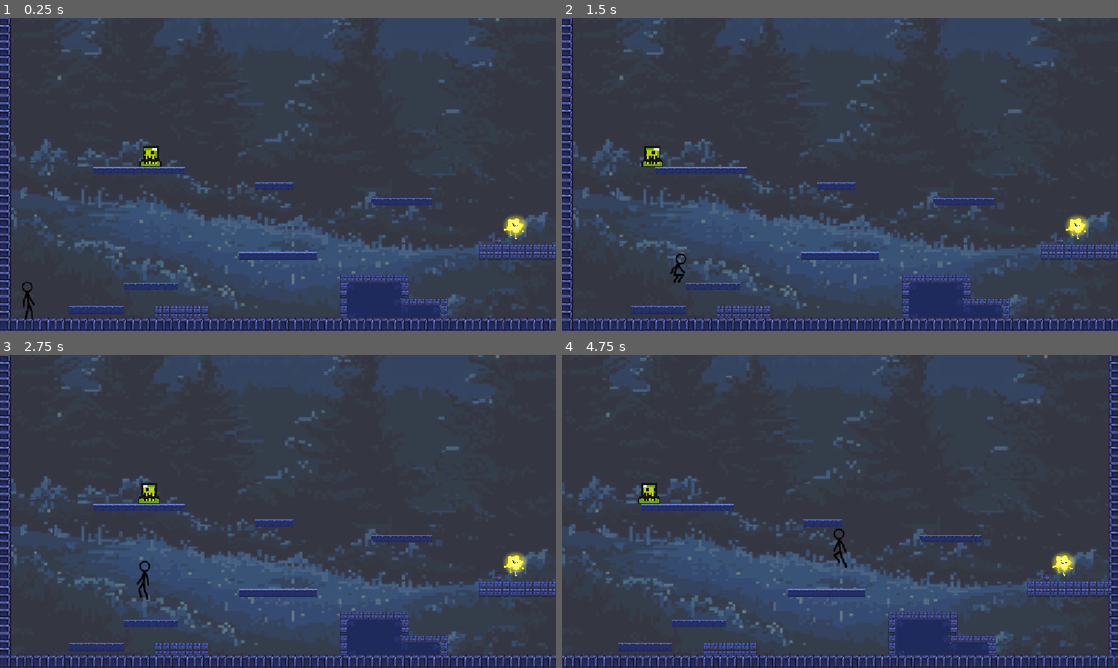
Above: before the commit, frames 1-4 (two rows, left to right).
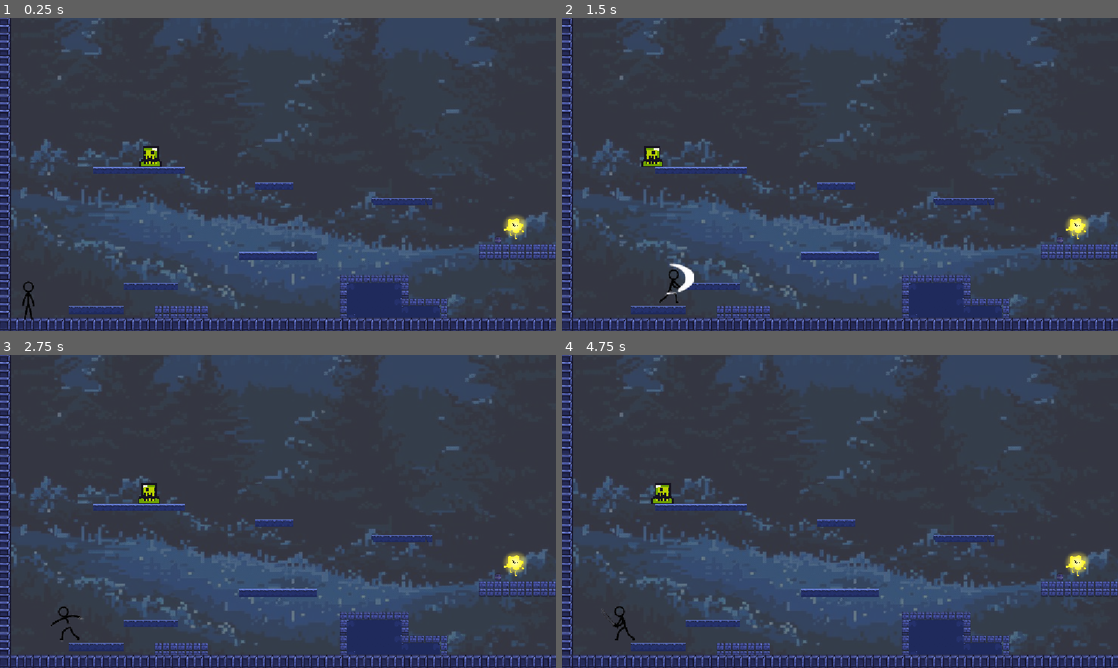
Above: after the commit, the same moments.

Repository: insertnewusername/moon-stealer
Game: Godot game, scene res://level1.tscn
Two runs of this game, one before a commit and one after it. Both use one fixed random seed, a clock stepped at 60 frames per second and the inputs below. Sound files missing from this copy of the repository are replaced by a short silence.
Inputs (mouse positions are in pixels of both pictures, inside the frame that each line leads up to):
- Up to frame 1 (0.25 s): no input
- Up to frame 2 (1.5 s): tap Enter (ui_accept) at 0.5, 0.77 s; move the mouse to (962, 158) at 0.52 s; hold Right (ui_right) from 0.53 s (still down); tap Space (attack, bound only after the commit) at 0.6, 1.35 s; click (962, 158) at 0.67 s; move the mouse to (728, 190) at 1.27 s
- Up to frame 3 (2.75 s): tap Enter (ui_accept) at 1.52 s; move the mouse to (333, 442) at 2.02 s; release Right (ui_right) at 2.03 s; hold Left (ui_left) from 2.03 s (still down); tap Alt at 2.1 s; tap Space (attack, bound only after the commit) at 2.3 s
- Up to frame 4 (4.75 s): move the mouse to (812, 574) at 2.77 s; release Left (ui_left) at 2.78 s; hold Right (ui_right) 2.78-4.28 s; tap Shift at 2.85 s; click (812, 574) at 2.92 s; tap Enter (ui_accept) at 3.02, 3.77, 4.52 s; tap Space (attack, bound only after the commit) at 3.05, 3.6, 4.35 s; move the mouse to (1006, 558) at 3.52 s; move the mouse to (673, 464) at 4.27 s; hold Left (ui_left) from 4.28 s (still down)

The runs differ from the first frame. In frame 1, less than 0.1% of the frame differs, in the area x 4-7%, y 84-97%; in frame 2, 0.3%; in frame 3, 0.2%; in frame 4, 14%, in the area x 0-100%, y 0-100%.

Commit message:
enemy die if attacked

Diff:
--- a/project.godot
+++ b/project.godot
@@ -30,7 +30,6 @@
 "deadzone": 0.5,
 "events": [Object(InputEventKey,"resource_local_to_scene":false,"resource_name":"","device":0,"window_id":0,"alt_presse …(194 unchanged characters)…
 , Object(InputEventKey,"resource_local_to_scene":false,"resource_name":"","device":0,"window_id":0,"alt_pressed":false, …(185 unchanged characters)…
-, Object(InputEventKey,"resource_local_to_scene":false,"resource_name":"","device":0,"window_id":0,"alt_pressed":false,"shift_pressed":false,"ctrl_pressed":false,"meta_pressed":false,"pressed":false,"keycode":32,"physical_keycode":0,"key_label":0,"unicode":32,"location":0,"echo":false,"script":null)
 , Object(InputEventKey,"resource_local_to_scene":false,"resource_name":"","device":-1,"window_id":0,"alt_pressed":false …(183 unchanged characters)…
 , Object(InputEventKey,"resource_local_to_scene":false,"resource_name":"","device":-1,"window_id":0,"alt_pressed":false …(186 unchanged characters)…
 ]
@@ -38,7 +37,6 @@
 ui_select={
 "deadzone": 0.5,
 "events": [Object(InputEventJoypadButton,"resource_local_to_scene":false,"resource_name":"","device":-1,"button_index":3,"pressure":0.0,"pressed":false,"script":null)
-, Object(InputEventKey,"resource_local_to_scene":false,"resource_name":"","device":0,"window_id":0,"alt_pressed":false,"shift_pressed":false,"ctrl_pressed":false,"meta_pressed":false,"pressed":false,"keycode":32,"physical_keycode":0,"key_label":0,"unicode":32,"location":0,"echo":false,"script":null)
 , Object(InputEventKey,"resource_local_to_scene":false,"resource_name":"","device":-1,"window_id":0,"alt_pressed":false …(183 unchanged characters)…
 ]
 }
@@ -74,6 +72,11 @@
 , Object(InputEventKey,"resource_local_to_scene":false,"resource_name":"","device":-1,"window_id":0,"alt_pressed":false …(183 unchanged characters)…
 ]
 }
+attack={
+"deadzone": 0.2,
+"events": [Object(InputEventKey,"resource_local_to_scene":false,"resource_name":"","device":-1,"window_id":0,"alt_pressed":false,"shift_pressed":false,"ctrl_pressed":false,"meta_pressed":false,"pressed":false,"keycode":0,"physical_keycode":32,"key_label":0,"unicode":32,"location":0,"echo":false,"script":null)
+]
+}
 
 [physics]
 
--- a/scripts/enemy_1.gd
+++ b/scripts/enemy_1.gd
@@ -1,5 +1,6 @@
 extends Area2D
 @onready var animated_sprite_2d: AnimatedSprite2D = $AnimatedSprite2D
+@onready var collision_shape_2d: CollisionShape2D = $CollisionShape2D
 
 const SPEED = 100.0
 var direction = -1.0
@@ -16,6 +17,8 @@
 	position.x += direction * SPEED * delta
 
 
+
+
 func _on_timer_timeout() -> void:
 	direction *= -1
 	animated_sprite_2d.flip_h = !animated_sprite_2d.flip_h
@@ -24,4 +27,8 @@
 
 func _on_body_entered(body: Node2D) -> void:
 	if body.name == "player" and body.alive:
-		body.die()
+		if body.animated_sprite_2d.animation == "fight":
+			collision_shape_2d.disabled = true
+			queue_free()
+		else:
+			body.die()
--- a/scripts/player.gd
+++ b/scripts/player.gd
@@ -7,12 +7,17 @@
 var jump = false
 var stars = 0
 var alive = true
-
+var attack = false
 
 func _ready():
 	animated_sprite_2d.animation_finished.connect(_on_animation_finished)
 
 func _physics_process(delta: float) -> void:
+
+	if Input.is_action_just_pressed("attack") and not attack:
+		attack = true
+		animated_sprite_2d.play("fight")
+
 	if !alive:
 		return
 
@@ -37,16 +42,19 @@
 
 
 	# Animation Logic
-	if not is_on_floor():
-		if jump==true: #if not playing jump
+	if not attack:
+		if not is_on_floor():
 			if animated_sprite_2d.animation != "jump":
 				animated_sprite_2d.play("jump")
-	elif direction != 0:
-		animated_sprite_2d.play("walk")
-	else:
-		animated_sprite_2d.play("default")
+		elif direction != 0:
+			animated_sprite_2d.play("walk")
+		else:
+			animated_sprite_2d.play("default")
+
+
 
 	move_and_slide()
+
 
 
 func score():
@@ -60,6 +68,8 @@
 func _on_animation_finished():
 	if animated_sprite_2d.animation == "ded":
 		respawn()
+	elif animated_sprite_2d.animation == "fight":
+		attack = false
 
 func respawn():
 	global_position = Vector2(-346, 616)
